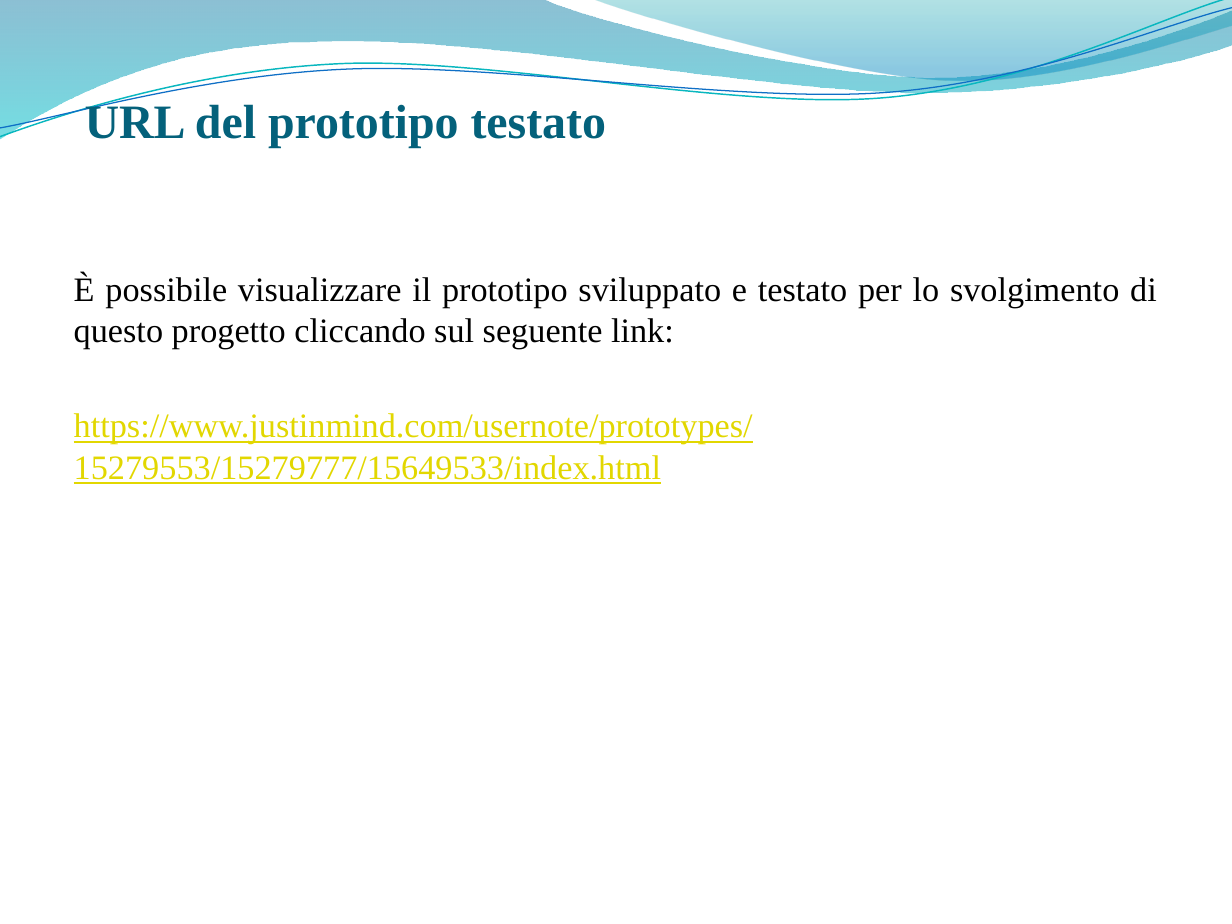
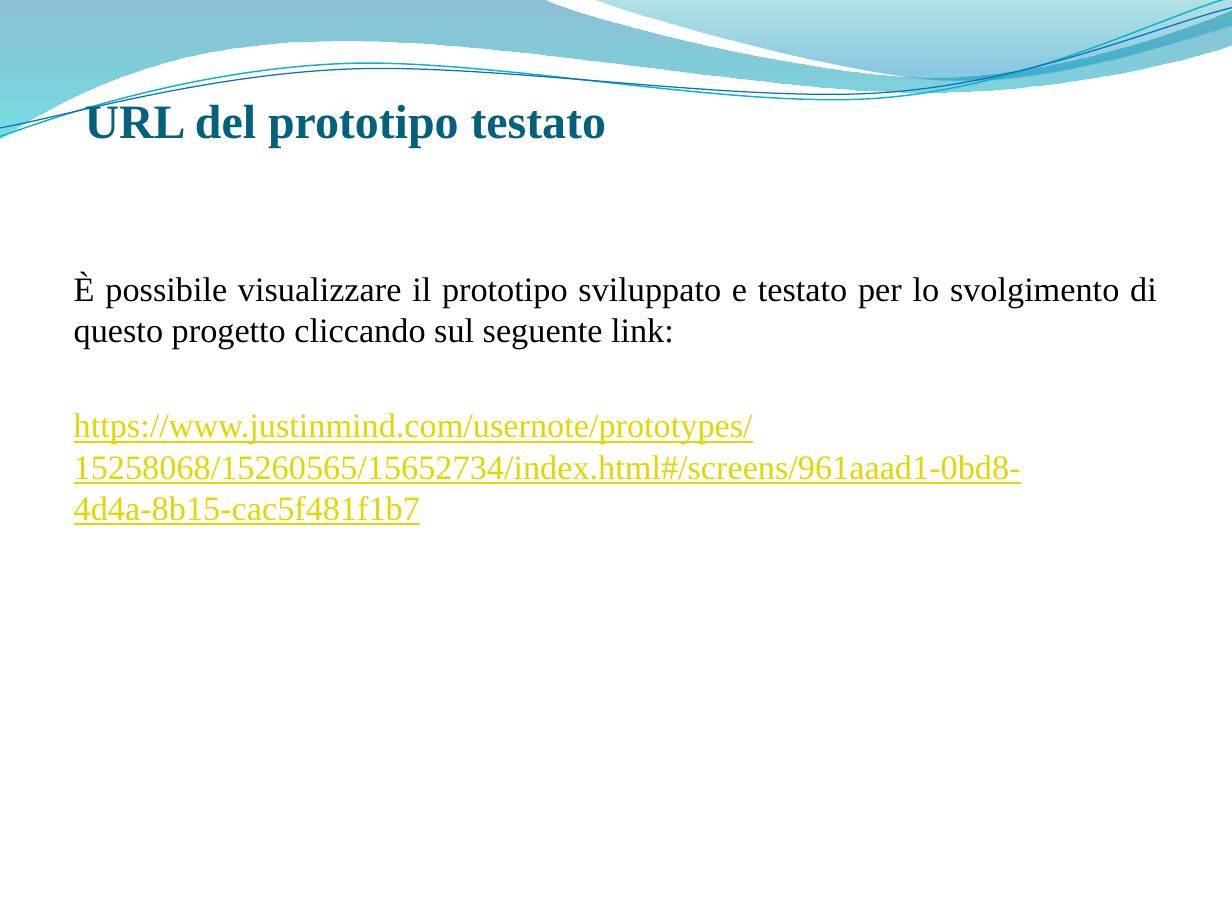
Before and after one commit to giusmastro91/Cognitive-systems, a slide deck: slide 4 of Prova_6/Leone_Mastrosimone_PresentazioneProgetto.pptx. Drawn at 1232x924 pixels with LibreOffice and Linux fonts; fonts in the diff are those of the drawing; background and template pictures are left out. Boxes give left, top, right and bottom in pixels: in the first picture for what was removed or moved away, otherwise in the second. Text is boxed around its words. In the diff, an @@ line names an element or a change of style, - is before the commit and + after.

```diff
--- a/Prova_6/Leone_Mastrosimone_PresentazioneProgetto.pptx
+++ b/Prova_6/Leone_Mastrosimone_PresentazioneProgetto.pptx
@@ text at bbox=[74, 413, 1021, 525]: text changed @@
-https://www.justinmind.com/usernote/prototypes/15279553/15279777/15649533/index.html
+https://www.justinmind.com/usernote/prototypes/15258068/15260565/15652734/index.html#/screens/961aaad1-0bd8-4d4a-8b15-cac5f481f1b7
```
Also in this commit, not shown: 1 other slide changed.
